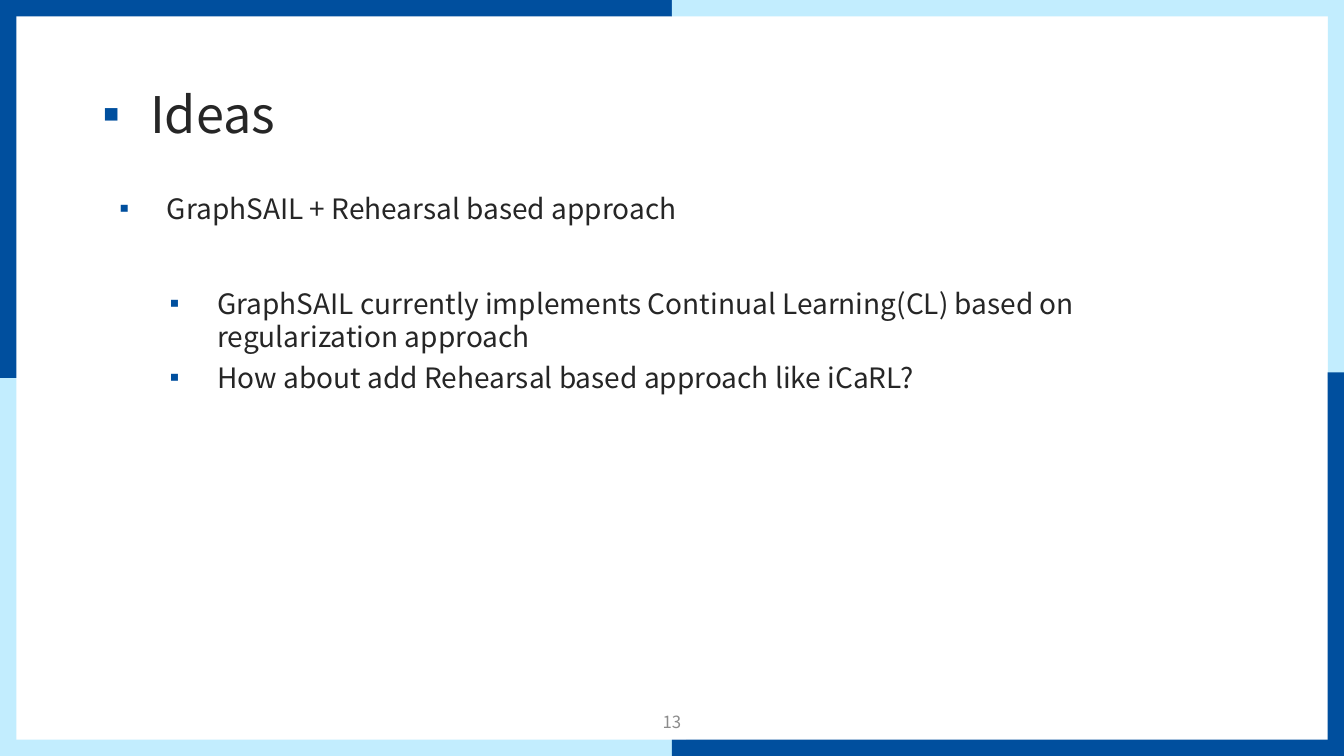
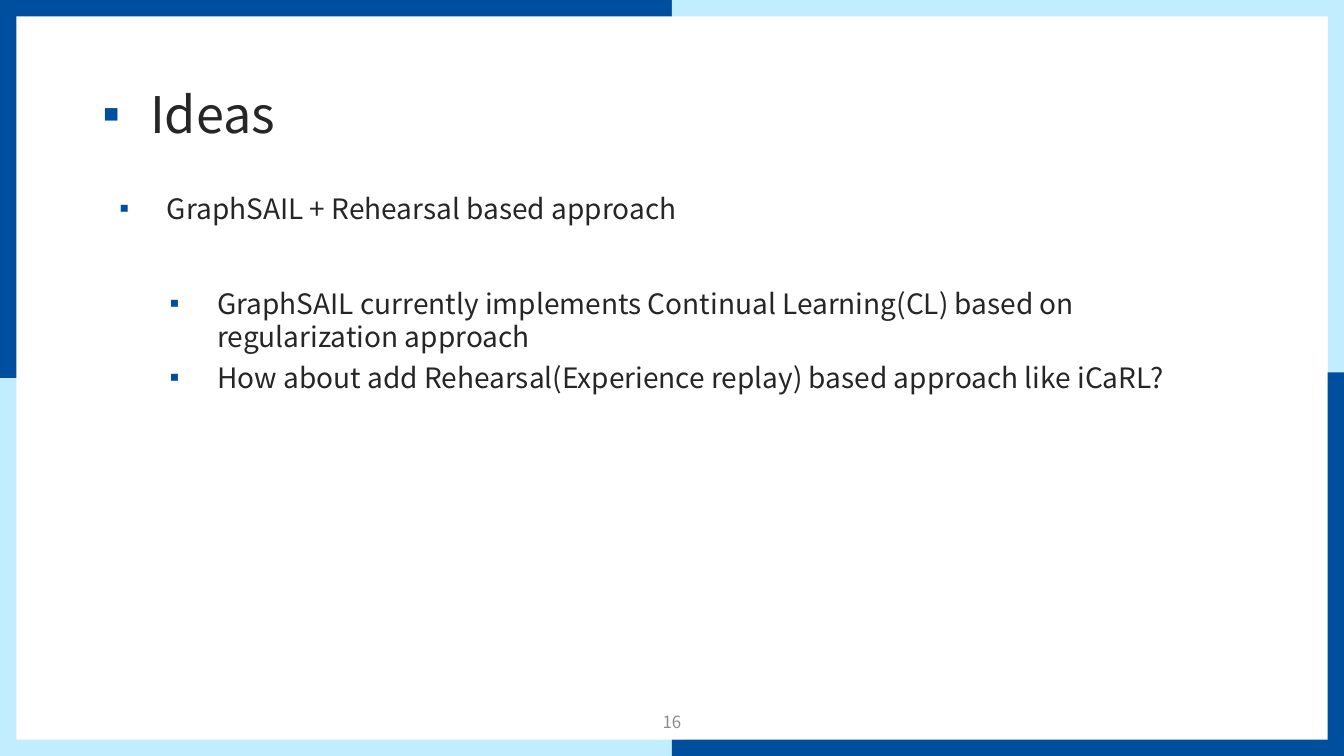
Before and after one commit to mmvv11/GraduateStudies, a slide deck: slide 16 of papers/papersForKCC/논문 관련 조사 및 아이디어.pptx (slide 13 before the commit). Drawn at 1344x756 pixels with LibreOffice and Linux fonts; fonts in the diff are those of the drawing; background and template pictures are left out. Boxes give left, top, right and bottom in pixels: in the first picture for what was removed or moved away, otherwise in the second. Text is boxed around its words. In the diff, an @@ line names an element or a change of style, - is before the commit and + after.

```diff
--- a/papers/papersForKCC/논문 관련 조사 및 아이디어.pptx
+++ b/papers/papersForKCC/논문 관련 조사 및 아이디어.pptx
@@ text at bbox=[217, 365, 1164, 395]: text changed @@
-  ▪ How about add Rehearsal based approach like iCaRL?
+  ▪ How about add Rehearsal(Experience replay) based approach like iCaRL?
@@ page number at bbox=[663, 715, 682, 728]: text changed @@
-13
+16
```
Also in this commit, not shown: 3 other slides changed, 3 slides added.
